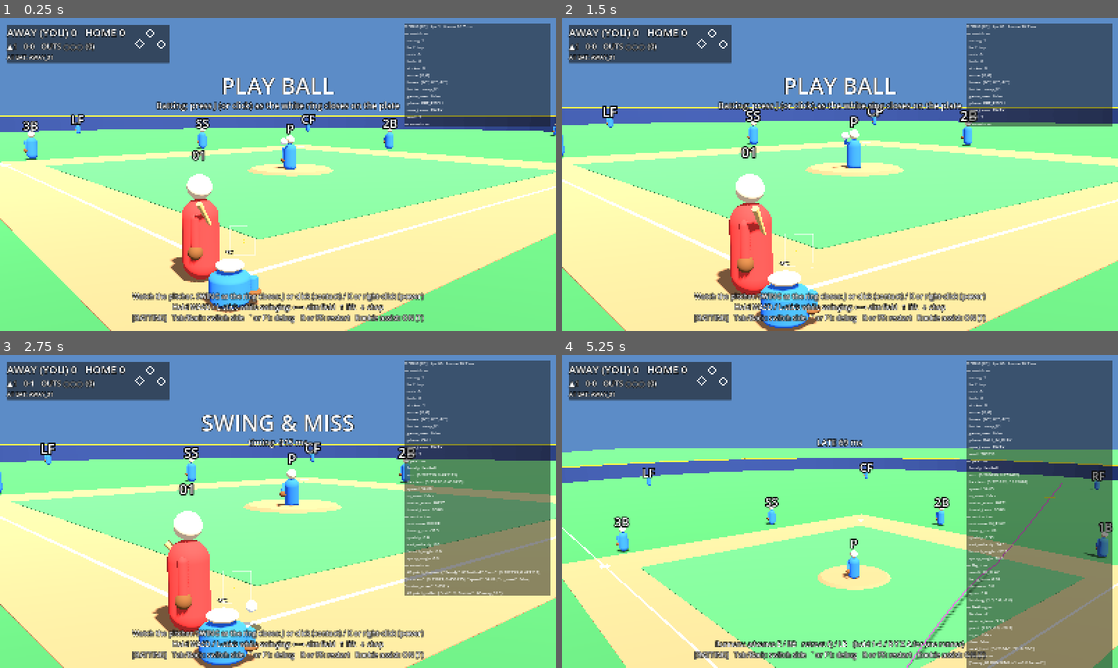
Above: before the commit, frames 1-4 (two rows, left to right).
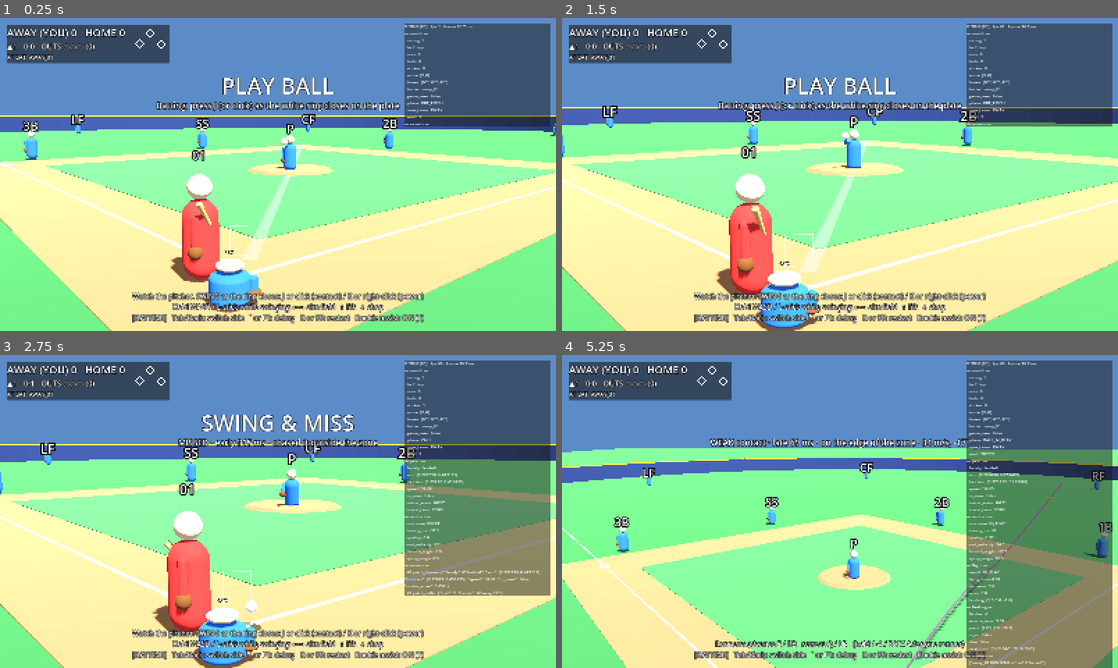
Above: after the commit, the same moments.

Repository: Dsoto1/sportball
Game: Godot game, scene res://app/main.tscn
The game is run twice, just before and just after one commit, with the same random seed, the same clock (stepped at 60 frames per second) and the same inputs.
Inputs (mouse positions are in pixels of both pictures, inside the frame that each line leads up to):
- Up to frame 1 (0.25 s): no input
- Up to frame 2 (1.5 s): tap J (swing_contact) at 0.5, 1.25 s; move the mouse to (962, 158) at 0.52 s; hold Right 0.53-1.25 s; tap S (aim_down) at 0.6 s; click (962, 158) at 0.67 s; drag from (728, 190) to (812, 237) at 1.27 s
- Up to frame 3 (2.75 s): tap J (swing_contact) at 2 s; move the mouse to (333, 442) at 2.02 s; hold Right from 2.03 s (still down); tap D (aim_right) at 2.1 s
- Up to frame 4 (5.25 s): release Right at 2.75 s; tap F5 (restart_match) at 2.75 s; drag from (812, 574) to (673, 464) at 2.77 s; tap J (swing_contact) at 3.5, 4.25 s; move the mouse to (1006, 558) at 3.52 s; hold Left 3.53-4.25 s; tap Shift (dive) at 3.6 s; drag from (673, 464) to (756, 433) at 4.27 s; move the mouse to (867, 511) at 5.02 s; hold Down from 5.03 s (still down); tap Q (pitch_prev) at 5.1 s; click (867, 511) at 5.17 s

The runs differ from the first frame. In frame 1, 0.5% of the frame differs, in the area x 43-55%, y 41-78%; in frame 2, 0.7%; in frame 3, 0.7%; in frame 4, 0.9%, in the area x 26-74%, y 26-30%.

Commit message:
Hit feedback, sweet-spot callouts and aim preview
- At contact the callout explains the swing: contact tier, timing
  relative to the swing's window (PERFECT / a hair early / late 60 ms),
  pitch location (middle / edge / chased) and EV/launch when in play
- Sweet spot (quality >= 0.9): BARRELED!, or CRUSHED! on a power swing,
  plus a burst at the plate; kept rare
- Bat crack synthesized in code (no audio assets), brighter for better
  contact
- Aim preview arrow from the plate shows where the stick sends an
  on-time swing (blue/long = lift, brown/short = chop)
- README explains aiming and how to hit home runs

92 tests pass.

Co-Authored-By: Claude Opus 5.5 <noreply@anthropic.com>
Claude-Session: https://claude.ai/code/session_01PsCp2G5H7Zqre39tL8b4KQ

Diff:
--- a/app/match_director.gd
+++ b/app/match_director.gd
@@ -273,10 +273,29 @@
 	# The ball always reaches the plate before the result plays out.
 	if _contact != null and flight >= travel:
 		_view.show_pitch_marker(_pitch)
+		_view.set_aim_preview(false)
+		var call_text := ""
 		if _contact.outcome == ContactResult.Outcome.IN_PLAY:
 			_start_ball_in_play()
+			if _outcome != null:
+				call_text = String(_outcome.kind).replace("_", " ").to_upper()
 		else:
-			_apply_call()
+			call_text = _apply_call()
+		if _contact.swing_type != SwingIntent.Type.NONE:
+			_show_contact_feedback(call_text)
+
+
+## The moment the ball meets the bat (or doesn't): what kind of contact it
+## was and why, the burst, and the crack.
+func _show_contact_feedback(call_text: String) -> void:
+	var f := ContactFeedback.describe(_contact, tuning)
+	var head: String = f["headline"]
+	if head == "":
+		head = call_text
+	elif call_text != "":
+		head = "%s %s" % [head, call_text]
+	_hud.show_callout(head, f["detail"], 2.2)
+	_view.contact_feedback(_pitch.location, f["tier"])
 
 
 func _resolve_swing(swing: SwingIntent) -> void:
@@ -284,12 +303,9 @@
 	_log({"swing": SwingIntent.Type.keys()[swing.type], "timing_ms": roundi(swing.timing_offset * 1000.0), "stick": swing.stick})
 	if swing.type != SwingIntent.Type.NONE:
 		_view.swing_bat()
-		var ms := roundi(swing.timing_offset * 1000.0)
-		var when := "PERFECT" if absi(ms) <= 15 else ("EARLY %d ms" % -ms if ms < 0 else "LATE %d ms" % ms)
-		_hud.show_callout("", when, 1.0)
-
-
-func _apply_call() -> void:
+
+
+func _apply_call() -> String:
 	var call := ContactResolver.call_for(_pitch, _contact) as MatchState.PitchCall
 	var text: String = {
 		MatchState.PitchCall.BALL: "BALL",
@@ -300,6 +316,7 @@
 	_hud.show_callout(text, _timing_detail(), 1.0)
 	state.apply_pitch_call(call)
 	_set_phase(Phase.CALL)
+	return text
 
 
 # --- Ball in play ---------------------------------------------------------
@@ -512,6 +529,7 @@
 	var stick := Input.get_vector(&"aim_left", &"aim_right", &"aim_down", &"aim_up")
 	var half := Vector2(tuning.zone_half_width, (tuning.zone_top - tuning.zone_bottom) * 0.5)
 	_view.set_cursor(PitchResolver.zone_center(tuning) + stick * half, 0.05, 0.0, Color(1.0, 0.85, 0.2))
+	_view.set_aim_preview(true, stick.x * tuning.stick_spray, stick.y)
 	return stick
 
 
--- /dev/null
+++ b/presentation/audio/contact_sound.gd
@@ -0,0 +1,49 @@
+class_name ContactSound
+extends AudioStreamPlayer
+## Bat-on-ball crack synthesized in code (no third-party audio): a short
+## noise burst with a fast decay. Better contact is louder, brighter and
+## shorter; a miss is a soft whoosh. Cosmetic randomness only.
+
+const RATE := 22050
+
+var _rng := RandomNumberGenerator.new()
+var _cache := {}
+
+
+func _ready() -> void:
+	_rng.seed = 1
+	bus = &"Master"
+
+
+## tier: ContactFeedback.Tier
+func play_tier(tier: int) -> void:
+	if not _cache.has(tier):
+		_cache[tier] = _make(tier)
+	stream = _cache[tier]
+	volume_db = [-14.0, -12.0, -8.0, -4.0, 0.0][clampi(tier, 0, 4)]
+	play()
+
+
+func _make(tier: int) -> AudioStreamWAV:
+	var miss := tier == ContactFeedback.Tier.MISS
+	var length := 0.22 if miss else lerpf(0.16, 0.08, tier / 4.0)
+	var decay := 18.0 if miss else lerpf(30.0, 60.0, tier / 4.0)
+	var brightness := 0.15 if miss else lerpf(0.35, 0.95, tier / 4.0)
+	var frames := int(RATE * length)
+	var data := PackedByteArray()
+	data.resize(frames * 2)
+	var low := 0.0
+	for i in frames:
+		var t := float(i) / RATE
+		var noise := _rng.randf_range(-1.0, 1.0)
+		# One-pole low-pass: duller for weak contact, sharper for the barrel.
+		low = lerpf(low, noise, brightness)
+		var env := exp(-t * decay) * (minf(t * 400.0, 1.0) if miss else 1.0)
+		var value := clampi(int(low * env * 30000.0), -32768, 32767)
+		data.encode_s16(i * 2, value)
+	var wav := AudioStreamWAV.new()
+	wav.format = AudioStreamWAV.FORMAT_16_BITS
+	wav.mix_rate = RATE
+	wav.stereo = false
+	wav.data = data
+	return wav
--- a/presentation/match/match_view.gd
+++ b/presentation/match/match_view.gd
@@ -45,6 +45,13 @@
 var _view_clock := 0.0
 var _timing_ring: MeshInstance3D
 var _windup := -1.0
+var _aim: Node3D
+var _aim_shaft: MeshInstance3D
+var _aim_head: MeshInstance3D
+var _flash: MeshInstance3D
+var _flash_start := -10.0
+var _flash_size := 0.0
+var _contact_sound: ContactSound
 var _animator := PlayAnimator.new()
 var _last_actor_pos := {}
 var _rundown_focus := Vector3.ZERO
@@ -71,6 +78,7 @@
 		_fielders.append(actor)
 	_build_zone()
 	_build_bat()
+	_build_aim_and_flash()
 	_build_debug()
 
 
@@ -109,6 +117,7 @@
 	batter.position = BATTER_SPOT
 	batter.face(BATTER_SPOT + Vector3.RIGHT)  # square to the plate
 	set_bat(true)
+	set_aim_preview(false)
 	_windup = -1.0
 	_timing_ring.visible = false
 	for base in [1, 2, 3]:
@@ -132,6 +141,42 @@
 	_bat_swing_start = -1.0
 
 
+## Aim preview while batting: an arrow from home plate in the direction the
+## stick sends the ball, long and sky-blue for lift, short and brown for a
+## chop. spray_deg as in FieldLayout (+ = right field); lift = stick y.
+func set_aim_preview(show: bool, spray_deg: float = 0.0, lift: float = 0.0) -> void:
+	_aim.visible = show
+	if not show:
+		return
+	var dir := FieldLayout.direction_for_spray(spray_deg)
+	_aim.position = Vector3(0.0, 0.06, -1.0)
+	_aim.look_at(_aim.position + dir, Vector3.UP)
+	var length := lerpf(14.0, 55.0, (clampf(lift, -1.0, 1.0) + 1.0) * 0.5)
+	_aim_shaft.scale = Vector3(1.0, 1.0, length)
+	_aim_shaft.position = Vector3(0.0, 0.0, -length * 0.5)
+	_aim_head.position = Vector3(0.0, 0.0, -length - 1.2)
+	var color := Color(1.0, 1.0, 1.0, 0.5)
+	if lift > 0.3:
+		color = Color(0.45, 0.8, 1.0, 0.6)  # in the air
+	elif lift < -0.3:
+		color = Color(0.85, 0.55, 0.25, 0.6)  # on the ground
+	(_aim_shaft.material_override as StandardMaterial3D).albedo_color = color
+	(_aim_head.material_override as StandardMaterial3D).albedo_color = color
+
+
+## Contact feedback at the plate: a burst (solid contact and better) and
+## the crack of the bat. tier: ContactFeedback.Tier.
+func contact_feedback(location: Vector2, tier: int) -> void:
+	_contact_sound.play_tier(tier)
+	if tier < ContactFeedback.Tier.SOLID:
+		return
+	_flash.position = Vector3(location.x, location.y, 0.1)
+	_flash_size = 0.9 if tier == ContactFeedback.Tier.SWEET else 0.45
+	var color := Color(1.0, 0.9, 0.3, 0.9) if tier == ContactFeedback.Tier.SWEET else Color(1, 1, 1, 0.8)
+	(_flash.material_override as StandardMaterial3D).albedo_color = color
+	_flash_start = _view_clock
+
+
 ## Plays the swing (on contact and on a miss alike).
 func swing_bat() -> void:
 	_bat_swing_start = _view_clock
@@ -188,6 +233,7 @@
 func show_play(bip: BallInPlay, t: float, play: LivePlay, outcome: PlayOutcome, live: LiveFielding = null, selected_runner: StringName = &"") -> void:
 	_zone.visible = false
 	_bat_pivot.visible = false
+	_aim.visible = false
 	_timing_ring.visible = false
 	_windup = -1.0
 	var fielding := bip.fielding
@@ -341,6 +387,10 @@
 	if _camera == null:
 		return
 	_view_clock += delta
+	var flash_age := _view_clock - _flash_start
+	_flash.visible = flash_age < 0.18
+	if _flash.visible:
+		_flash.scale = Vector3.ONE * _flash_size * (0.4 + flash_age / 0.18)
 	_camera.fov = lerpf(_camera.fov, CAMERA_FOV[_camera_mode], 1.0 - exp(-delta * 6.0))
 	_update_bat()
 	_update_windup(delta)
@@ -390,6 +440,34 @@
 	actor.animate(ActorView.Pose.THROW, delta, 0.0, false, _windup)
 	_ball.position = actor.hand_position()
 	_update_shadow()
+
+
+func _build_aim_and_flash() -> void:
+	_aim = Node3D.new()
+	_aim.name = "AimPreview"
+	add_child(_aim)
+	_aim_shaft = MeshInstance3D.new()
+	var shaft := BoxMesh.new()
+	shaft.size = Vector3(0.35, 0.02, 1.0)
+	_aim_shaft.mesh = shaft
+	_aim_shaft.material_override = _unshaded(Color(1, 1, 1, 0.5))
+	_aim.add_child(_aim_shaft)
+	_aim_head = MeshInstance3D.new()
+	var head := CylinderMesh.new()
+	head.top_radius = 0.0
+	head.bottom_radius = 1.0
+	head.height = 2.4
+	_aim_head.mesh = head
+	_aim_head.rotation_degrees.x = -90.0  # point along -Z
+	_aim_head.scale = Vector3(1.0, 1.0, 0.05)  # flat on the ground
+	_aim_head.material_override = _unshaded(Color(1, 1, 1, 0.5))
+	_aim.add_child(_aim_head)
+	_aim.visible = false
+	_flash = _sphere(1.0, Color(1, 1, 1, 0.8), false)
+	_flash.visible = false
+	_contact_sound = ContactSound.new()
+	_contact_sound.name = "ContactSound"
+	add_child(_contact_sound)
 
 
 func _build_bat() -> void:
--- /dev/null
+++ b/tests/unit/test_contact_feedback.gd
@@ -0,0 +1,43 @@
+extends TestCase
+
+
+func _contact(timing: float, location: Vector2, type: SwingIntent.Type = SwingIntent.Type.CONTACT) -> ContactResult:
+	var intent := PitchIntent.new(&"fastball", location, 0.0)
+	var pitch := PitchResolver.resolve(intent, content().pitch(&"fastball"), tuning(), MatchRng.new(1))
+	pitch.location = location
+	return ContactResolver.resolve(pitch, SwingIntent.swing(type, timing), tuning(), MatchRng.new(1))
+
+
+func test_perfect_swing_down_the_middle_is_the_sweet_spot() -> void:
+	var c := _contact(0.0, PitchResolver.zone_center(tuning()), SwingIntent.Type.POWER)
+	var f := ContactFeedback.describe(c, tuning())
+	check_eq(f["tier"], ContactFeedback.Tier.SWEET, "sweet spot")
+	check_eq(f["headline"], "CRUSHED!", "power barrel is crushed")
+	check(f["detail"].contains("PERFECT timing"), "explains timing: %s" % f["detail"])
+	check(f["detail"].contains("middle of the zone"), "explains location: %s" % f["detail"])
+
+
+func test_edge_pitch_explains_why_it_was_not_barreled() -> void:
+	var c := _contact(0.0, Vector2(0.26, 1.1))
+	var f := ContactFeedback.describe(c, tuning())
+	check(f["tier"] < ContactFeedback.Tier.SWEET, "not the sweet spot")
+	check_eq(f["headline"], "", "no big callout")
+	check(f["detail"].contains("edge") or f["detail"].contains("chased"), "names the location: %s" % f["detail"])
+
+
+func test_late_swing_is_called_late() -> void:
+	var c := _contact(0.06, PitchResolver.zone_center(tuning()))
+	var f := ContactFeedback.describe(c, tuning())
+	check(f["detail"].contains("late 60 ms"), "timing in ms: %s" % f["detail"])
+
+
+func test_whiff_is_a_miss() -> void:
+	var c := _contact(0.4, PitchResolver.zone_center(tuning()))
+	check_eq(ContactFeedback.tier(c), ContactFeedback.Tier.MISS)
+
+
+func test_slightly_off_is_a_hair_not_perfect() -> void:
+	var window := tuning().contact_timing_window
+	var c := _contact(window * 0.2, PitchResolver.zone_center(tuning()))
+	var f := ContactFeedback.describe(c, tuning())
+	check(f["detail"].contains("a hair late"), "close but not perfect: %s" % f["detail"])
--- /dev/null
+++ b/ui/hud/contact_feedback.gd
@@ -0,0 +1,62 @@
+class_name ContactFeedback
+extends RefCounted
+## Turns a resolved swing into words a player can learn from: how good the
+## contact was, and why (timing, pitch location). Pure, so it can be tested.
+
+enum Tier { MISS, WEAK, OK, SOLID, SWEET }
+
+## Contact quality at or above this is the sweet spot.
+const SWEET := 0.9
+const SOLID := 0.7
+const OK := 0.45
+## Timing within this fraction of the swing's window is sweet-spot timing
+## ("perfect"); within HAIR it is "a hair" off.
+const PERFECT_NORM := 0.12
+const HAIR_NORM := 0.35
+
+
+static func tier(contact: ContactResult) -> Tier:
+	if contact.outcome == ContactResult.Outcome.WHIFF or contact.outcome == ContactResult.Outcome.TAKE:
+		return Tier.MISS
+	if contact.quality >= SWEET:
+		return Tier.SWEET
+	if contact.quality >= SOLID:
+		return Tier.SOLID
+	if contact.quality >= OK:
+		return Tier.OK
+	return Tier.WEAK
+
+
+## {headline, detail, tier}. headline is empty except for a sweet-spot hit
+## (kept rare, per the UI brief); detail always explains the swing.
+static func describe(contact: ContactResult, tuning: BaseballTuning) -> Dictionary:
+	var t := tier(contact)
+	var ms := roundi(contact.timing_offset * 1000.0)
+	var off := absf(contact.timing_norm)
+	var side := "early" if ms < 0 else "late"
+	var timing := "PERFECT timing"
+	if off > HAIR_NORM:
+		timing = "%s %d ms" % [side, absi(ms)]
+	elif off > PERFECT_NORM:
+		timing = "a hair %s (%d ms)" % [side, absi(ms)]
+	var spot := "middle of the zone"
+	if contact.location_norm > tuning.reach_limit:
+		spot = "way off the plate"
+	elif contact.location_norm > 1.05:
+		spot = "chased it outside the zone"
+	elif contact.location_norm > tuning.sweet_zone:
+		spot = "on the edge of the zone"
+	var label: String = {
+		Tier.MISS: "MISSED",
+		Tier.WEAK: "WEAK contact",
+		Tier.OK: "OK contact",
+		Tier.SOLID: "SOLID contact",
+		Tier.SWEET: "SWEET SPOT",
+	}[t]
+	var headline := ""
+	if t == Tier.SWEET and contact.outcome == ContactResult.Outcome.IN_PLAY:
+		headline = "CRUSHED!" if contact.swing_type == SwingIntent.Type.POWER else "BARRELED!"
+	var detail := "%s · %s · %s" % [label, timing, spot]
+	if t != Tier.MISS and contact.outcome == ContactResult.Outcome.IN_PLAY:
+		detail += " · %.0f m/s, %d°" % [contact.exit_velocity, roundi(contact.launch_angle)]
+	return {"headline": headline, "detail": detail, "tier": t}
Not shown, added: presentation/audio/contact_sound.gd.uid
Not shown, added: tests/unit/test_contact_feedback.gd.uid
Not shown, added: ui/hud/contact_feedback.gd.uid
Not shown, changed: README.md
Not shown, changed: docs/DECISIONS.md
